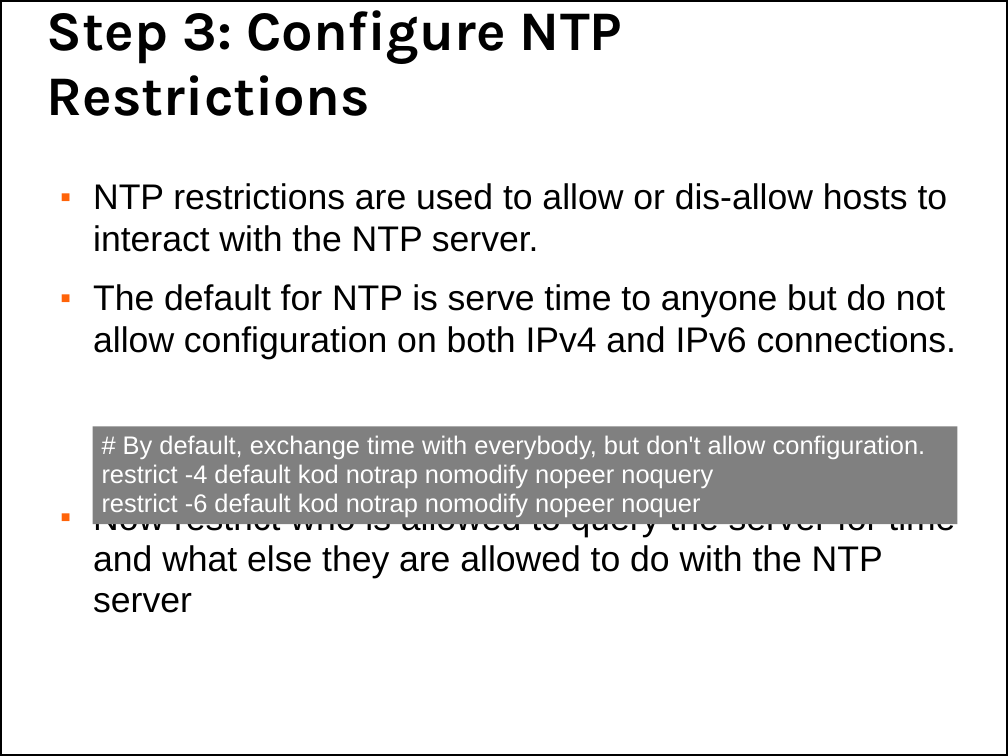
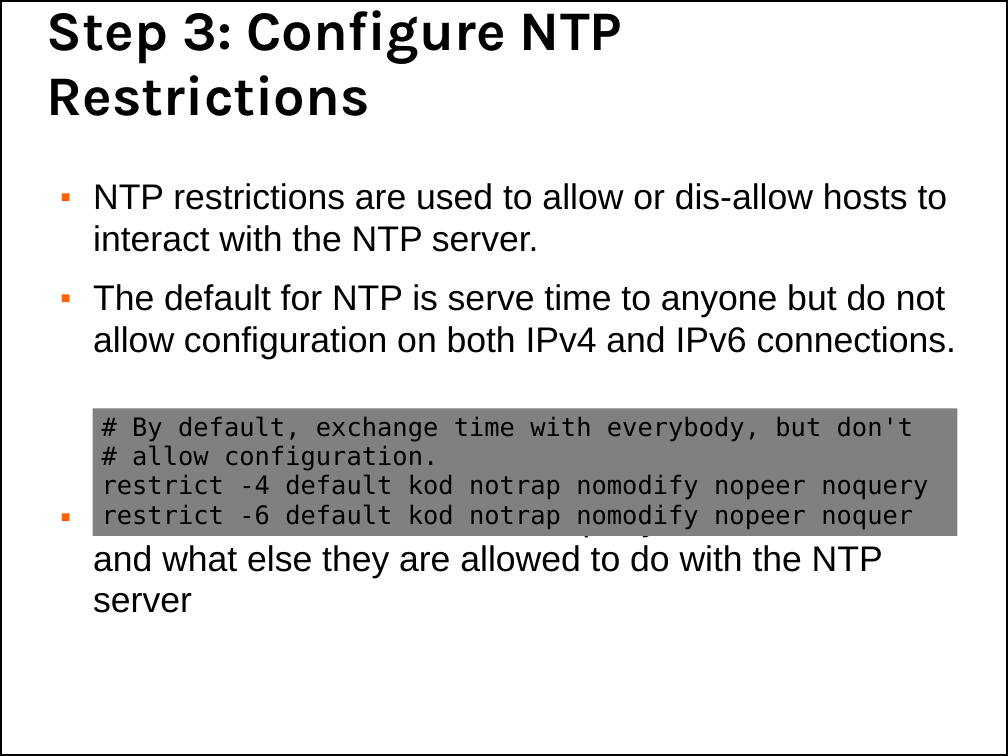
Before and after one commit to afnog/afnog.github.io, a slide deck: slide 11 of sse/ntp/ntp-service.pptx. Drawn at 1008x756 pixels with LibreOffice and Linux fonts; fonts in the diff are those of the drawing; background and template pictures are left out. Boxes give left, top, right and bottom in pixels: in the first picture for what was removed or moved away, otherwise in the second. Text is boxed around its words. In the diff, an @@ line names an element or a change of style, - is before the commit and + after.

```diff
--- a/sse/ntp/ntp-service.pptx
+++ b/sse/ntp/ntp-service.pptx
@@ rectangle "# By default, exchange time ..." resized from (x1=92, y1=426, x2=958, y2=524) to (x1=92, y1=409, x2=958, y2=536) @@
@@ text in rectangle at (x1=132, y1=416, x2=914, y2=471): text changed; font Arial to DejaVu Sans Mono; text colour #FFFFFF to #000000 @@
-# By default, exchange time with everybody, but don't allow configuration.
+# By default, exchange time with everybody, but don't
+# allow configuration.
@@ text in rectangle at (x1=102, y1=474, x2=928, y2=530): font Arial to DejaVu Sans Mono, text colour #FFFFFF to #000000 in "restrict -4 default kod notrap nomodify nopeer ...", "restrict -6 default kod notrap nomodify nopeer ..." @@
```
Also in this commit, not shown: 5 other slides changed, 1 slide added, 1 other file.
